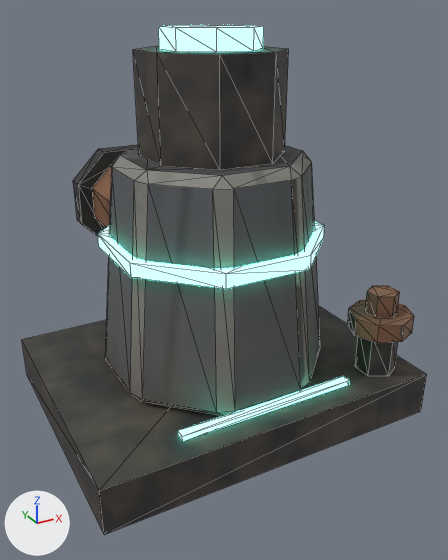
Before and after pictures for a commit that changed the glTF model jogo/assets/modelos/logistica/canos/bomba.glb.
Both versions are drawn from a 50 mm camera at (-0.592, -1.206, 0.853) aimed at (0.05, -0.038, 0.269). Arrows for +X, +Y and +Z are at lower left; the lights stay in place. The older version comes first. Mesh edges are drawn as thin lines. Where no turn or scale is listed for an object, it has been applied to the vertices. Vertices at exactly the same position are counted once.

Script lines for the objects in view, before the commit:
```python
me_bomba_cabecote = bpy.data.meshes.new('bomba_cabecote')
me_bomba_cabecote.from_pydata(...)  # an 8-sided cylinder along z spanning x -0.139..0.139, y -0.139..0.139, z 0.0..0.2, material slot 0; an 8-sided cylinder along z spanning x -0.092..0.092, y -0.092..0.092, z 0.2..0.24, material slot 1
me_bomba_cabecote.materials.append(mat_bomba_tex)  # picture img_bomba_tex
me_bomba_cabecote.materials.append(mat_p_cristal)  # cyan #6cffe1, glowing cyan #6cffe1
me_bomba_corpo = bpy.data.meshes.new('bomba_corpo')
me_bomba_corpo.from_pydata(...)  # 152 vertices, 256 faces; spans x -0.38..0.38, y -0.38..0.5, z 0.0..0.58
# faces by material slot: [216, 40]
me_bomba_corpo.materials.append(mat_bomba_tex)  # picture img_bomba_tex
me_bomba_corpo.materials.append(mat_p_cristal)  # cyan #6cffe1, glowing cyan #6cffe1
ob_bomba_cabecote = bpy.data.objects.new('bomba_cabecote', me_bomba_cabecote)
ob_bomba_cabecote.location = (0.0, -0.08, 0.58)
ob_bomba_corpo = bpy.data.objects.new('bomba_corpo', me_bomba_corpo)
ob_bomba_corpo.location = (0.0, 0.0, 0.0)
```
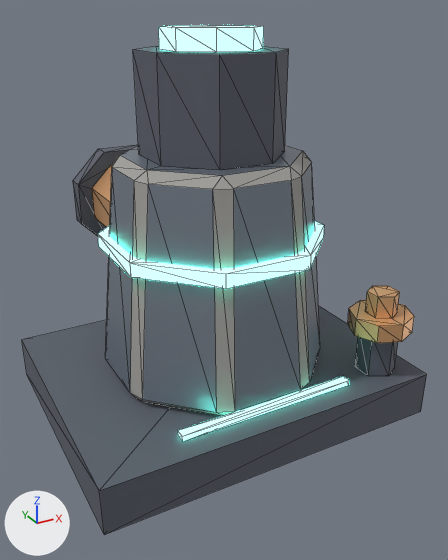
Location of each change, [x1, y1, x2, y2] in pixels of the pictures (448 x 560 px; the box of a moved part takes in the faces that stretch with it):
part 1 of me_bomba_corpo, moved or reshaped: [92, 165, 112, 216] in both
part 2 of me_bomba_corpo, recoloured (lighter): [112, 151, 312, 416] in both
part 3 of me_bomba_corpo, recoloured (lighter): [22, 145, 427, 535] in both
part 4 of me_bomba_corpo, recoloured: [92, 165, 414, 343] in both
part 5 of me_bomba_corpo, recoloured (lighter): [105, 145, 320, 412] in both
part 6 of me_bomba_cabecote, recoloured: [133, 46, 289, 170] in both

The change, as a list of edits to the scene's bpy script:
```text
Add mat_p_escuro:
    mat_p_escuro = principled_material('P_Escuro')
    mat_p_escuro.base_color = (0.1, 0.11, 0.14)  # dark grey #595d69
    mat_p_escuro.roughness = 0.7
Add mat_p_aco:
    mat_p_aco = principled_material('P_Aco')
    mat_p_aco.base_color = (0.26, 0.3, 0.36)  # grey #8b95a2
    mat_p_aco.metallic = 0.6
    mat_p_aco.roughness = 0.35
Add mat_p_cobre:
    mat_p_cobre = principled_material('P_Cobre')
    mat_p_cobre.base_color = (0.78, 0.42, 0.2)  # beige #e5ad7c
    mat_p_cobre.metallic = 0.5
    mat_p_cobre.roughness = 0.4
Add mat_p_concreto:
    mat_p_concreto = principled_material('P_Concreto')
    mat_p_concreto.base_color = (0.36, 0.35, 0.33)  # grey #a2a09b
    mat_p_concreto.roughness = 0.85
Change me_bomba_corpo:
    where me_bomba_corpo.from_pydata(...)  # 152 vertices, 256 faces; spans x -0.38..0.38, y -0.38..0.5, z 0.0..0.58
    used by ob_bomba_corpo; location = (0.0, 0.0, 0.0)
    me_bomba_corpo part 1
    me_bomba_corpo.vertices[84].co: (-0.042, 0.16, 0.452) -> (-0.102, 0.16, 0.392)
    me_bomba_corpo.vertices[85].co: (-0.102, 0.16, 0.392) -> (-0.042, 0.16, 0.452)
    me_bomba_corpo part 2: 64 faces spanning x -0.238..0.238, y -0.318..0.158, z 0.1..0.58 switch from mat_bomba_tex (picture img_bomba_tex) to mat_p_concreto (grey #a2a09b)
    me_bomba_corpo part 3: 60 faces spanning x -0.38..0.38, y -0.38..0.5, z 0.0..0.489 switch from mat_bomba_tex (picture img_bomba_tex) to mat_p_escuro (dark grey #595d69)
    me_bomba_corpo part 4: 50 faces spanning x -0.102..0.37, y -0.37..0.45, z 0.2..0.452 switch from mat_bomba_tex (picture img_bomba_tex) to mat_p_cobre (beige #e5ad7c)
    me_bomba_corpo part 5: 28 faces spanning x -0.238..0.238, y -0.318..0.158, z 0.1..0.58 switch from mat_bomba_tex (picture img_bomba_tex) to mat_p_aco (grey #8b95a2)
Change me_bomba_cabecote:
    where me_bomba_cabecote.from_pydata(...)  # 32 vertices, 56 faces; spans x -0.139..0.139, y -0.139..0.139, z 0.0..0.24
    used by ob_bomba_cabecote; location = (0.0, -0.08, 0.58)
    me_bomba_cabecote part 6: all 28 faces that had it switch from mat_bomba_tex (picture img_bomba_tex) to mat_p_escuro (dark grey #595d69)
```
